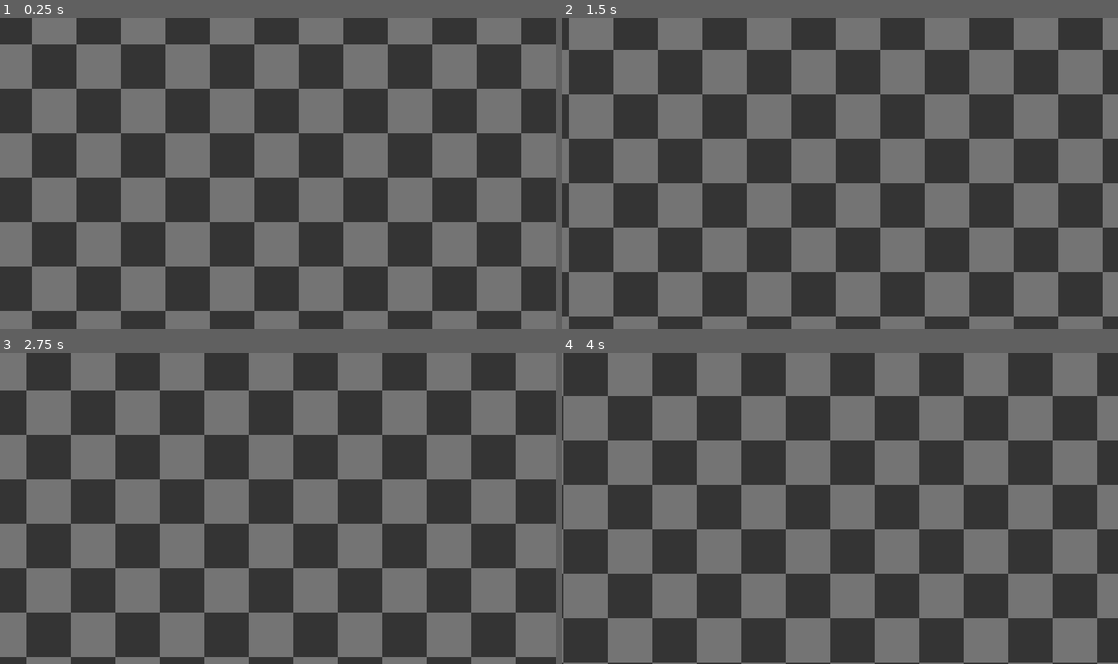
Above: before the commit, frames 1-4 (two rows, left to right).
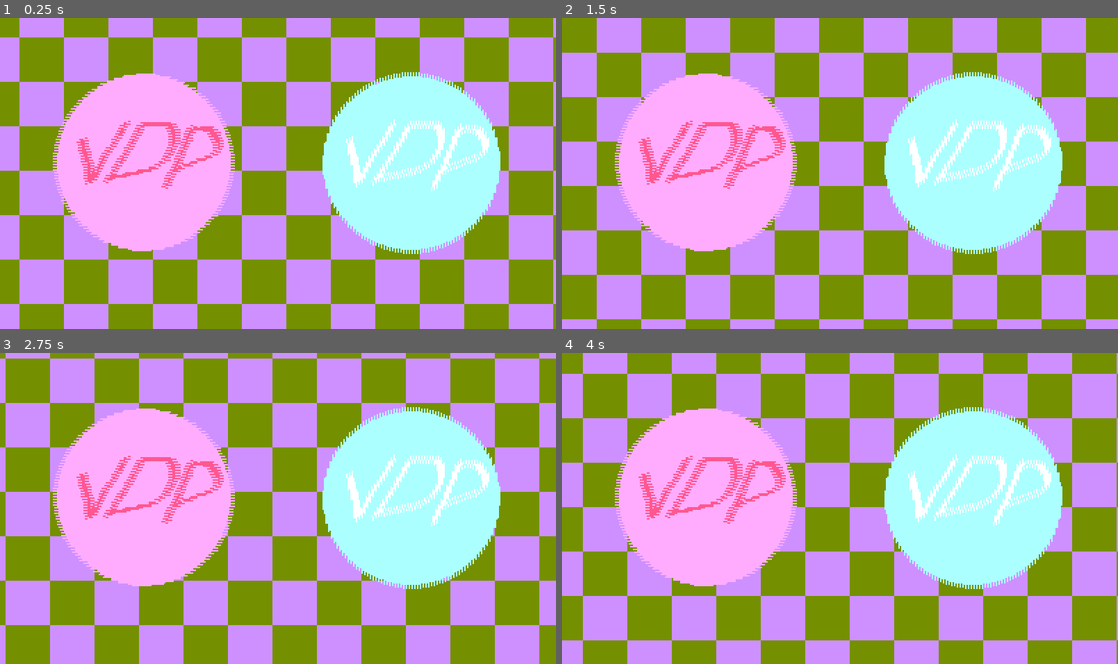
Above: after the commit, the same moments.

Repository: cybersurgeon-dev/genesis
Game: Godot game, scene res://SYSTEM/CORE.tscn
Two runs of this game, one before a commit and one after it. Both use one fixed random seed, a clock stepped at 60 frames per second and the inputs below.
Inputs:
- Up to frame 1 (0.25 s): no input
- Up to frame 2 (1.5 s): no input
- Up to frame 3 (2.75 s): no input
- Up to frame 4 (4 s): no input

The runs differ from the first frame. In frame 1, 100% of the frame differs, in the area x 0-100%, y 0-100%; in frame 2, 100%; in frame 3, 100%; in frame 4, 100%.

Commit message:
:star: feat: add VDPFX support, Per-Line offset effect :truck: update: move CHECKERBOARD_BG to VDP_TESTING :lollipop: example: add VDP_TESTING scene :lipstick: update: change default palette generation color :wrench: update: change boot scene to VDP_TESTING

Diff:
--- a/SCENES/CHECKERBOARD_BG/CHECKERBOARD_BG.tscn
+++ b/SCENES/VDP_TESTING/CHECKERBOARD_BG.tscn
@@ -1,7 +1,8 @@
-[gd_scene load_steps=5 format=4 uid="uid://br8c3cmbd3il1"]
+[gd_scene load_steps=6 format=4 uid="uid://br8c3cmbd3il1"]
 
-[ext_resource type="Texture2D" uid="uid://da71jglp6y60e" path="res://SCENES/CHECKERBOARD_BG/CHECKERBOARD.bmp" id="1_4tlcm"]
+[ext_resource type="Texture2D" uid="uid://da71jglp6y60e" path="res://SCENES/VDP_TESTING/CHECKERBOARD.bmp" id="1_4tlcm"]
 [ext_resource type="Script" uid="uid://d27li18xfp152" path="res://SYSTEM/COMPONENTS/VDP/VDP_OBJECT.gd" id="2_m2p2c"]
+[ext_resource type="Texture2D" uid="uid://d4jq73jhahcqr" path="res://SCENES/VDP_TESTING/CIRCLE.bmp" id="3_1ovr6"]
 
 [sub_resource type="TileSetAtlasSource" id="TileSetAtlasSource_ammmc"]
 texture = ExtResource("1_4tlcm")
@@ -17,13 +18,34 @@
 
 [node name="BG_PARALLAX" type="Parallax2D" parent="."]
 repeat_size = Vector2(448, 256)
-autoscroll = Vector2(-40, 80)
+autoscroll = Vector2(60, 60)
+repeat_times = 2
 
 [node name="CHECKERBOARD" type="TileMapLayer" parent="BG_PARALLAX"]
+use_parent_material = true
 tile_map_data = PackedByteArray("AAAAAAAAAAAAAAAAAAABAAAAAAAAAAAAAAACAAAAAAAAAAAAAAADAAAAAAAAAAAAAAADAAEAAAAAAAAAAAADAA …(28592 unchanged characters)…
 tile_set = SubResource("TileSet_d1mw7")
 
-[node name="VDPObject" type="Node2D" parent="BG_PARALLAX/CHECKERBOARD"]
+[node name="VDPObject" type="Node2D" parent="BG_PARALLAX"]
+script = ExtResource("2_m2p2c")
+metadata/_custom_type_script = "uid://d27li18xfp152"
+
+[node name="Circle" type="Sprite2D" parent="."]
+position = Vector2(104, 104)
+texture = ExtResource("3_1ovr6")
+
+[node name="VDPObject" type="Node2D" parent="Circle"]
+script = ExtResource("2_m2p2c")
+palette = 2
+offset_power = Vector2i(3, 0)
+metadata/_custom_type_script = "uid://d27li18xfp152"
+
+[node name="Circle2" type="Sprite2D" parent="."]
+position = Vector2(296, 104)
+texture = ExtResource("3_1ovr6")
+
+[node name="VDPObject" type="Node2D" parent="Circle2"]
 script = ExtResource("2_m2p2c")
 palette = 1
+offset_power = Vector2i(0, 3)
 metadata/_custom_type_script = "uid://d27li18xfp152"
--- a/SYSTEM/COMPONENTS/CORE.gd
+++ b/SYSTEM/COMPONENTS/CORE.gd
@@ -2,4 +2,4 @@
 
 func _ready():
 	VDP.SET_MODE(50,28)
-	get_tree().change_scene_to_file("res://SCENES/CHECKERBOARD_BG/CHECKERBOARD_BG.tscn")
+	get_tree().change_scene_to_file("res://SCENES/VDP_TESTING/CHECKERBOARD_BG.tscn")
--- a/SYSTEM/COMPONENTS/VDP/VDP.gd
+++ b/SYSTEM/COMPONENTS/VDP/VDP.gd
@@ -33,7 +33,7 @@
 	# FILL PALETTES WITH EMPTY COLORS
 	for palette in len(CRAM):
 		for color in palette_size:
-			CRAM[palette].append(round_color(Color.from_rgba8(color*32,color*32,color*32))) # GENERATE RANDOM COLORS
+			CRAM[palette].append(round_color(Color.from_rgba8(randi_range(0,255),randi_range(0,255),randi_range(0,255)))) # GENERATE RANDOM COLORS
 		CRAM[palette][0].a = 0 # FIRST COLOR IN PALETTE IS ALWAYS TRANSPARENT, SEE THE SPECS
 	for material:ShaderMaterial in PALETTES:
 		material.shader = load("res://SYSTEM/COMPONENTS/VDP/VDP_OBJECT.gdshader")
--- a/SYSTEM/COMPONENTS/VDP/VDP_OBJECT.gd
+++ b/SYSTEM/COMPONENTS/VDP/VDP_OBJECT.gd
@@ -2,6 +2,9 @@
 class_name VDPObject
 
 @export var palette:int
+@export var offset_power:Vector2i
 
-func _ready() -> void:
-	get_parent().material = VDP.PALETTES[palette]
+func _process(_delta: float) -> void: #VDPFX WITH GLOBAL CRAM
+	var mat:ShaderMaterial = VDP.PALETTES[palette].duplicate()
+	mat.set_shader_parameter('offset_power', offset_power)
+	get_parent().material = mat
--- a/SYSTEM/COMPONENTS/VDP/VDP_OBJECT.gdshader
+++ b/SYSTEM/COMPONENTS/VDP/VDP_OBJECT.gdshader
@@ -17,6 +17,7 @@
 uniform vec4 C14 : source_color;
 uniform vec4 C15 : source_color;
 uniform float fade_value = 0;
+uniform vec2 offset_power;
 
 void fragment(){
 	vec4 referenceColors[16];
@@ -38,5 +39,8 @@
 	referenceColors[15] = C15;
 
 	vec4 textureColor = texture(TEXTURE, UV);
-	COLOR.rgba = referenceColors[int(floor(textureColor.r * float(16)))].rgba;
+	vec2 even = vec2(float(int((UV.y*float(textureSize(TEXTURE, 0).y)))%2*2-1), float(int((UV.x*float(textureSize(TEXTURE, 0).x)))%2*2-1));
+	vec4 offset_texture = texture(TEXTURE, UV  + (even * offset_power/2.0/vec2(float(textureSize(TEXTURE, 0).x),float(textureSize(TEXTURE,0).y))  ));
+	COLOR = referenceColors[int(floor(offset_texture.r * float(16)))].rgba;
+	//COLOR = offset_texture;
 }
Renamed: SCENES/CHECKERBOARD_BG/CHECKERBOARD.bmp -> SCENES/VDP_TESTING/CHECKERBOARD.bmp
Not shown, changed: SCENES/VDP_TESTING/CHECKERBOARD.bmp.import
Binary file added: SCENES/VDP_TESTING/CIRCLE.bmp
Not shown, added: SCENES/VDP_TESTING/CIRCLE.bmp.import
